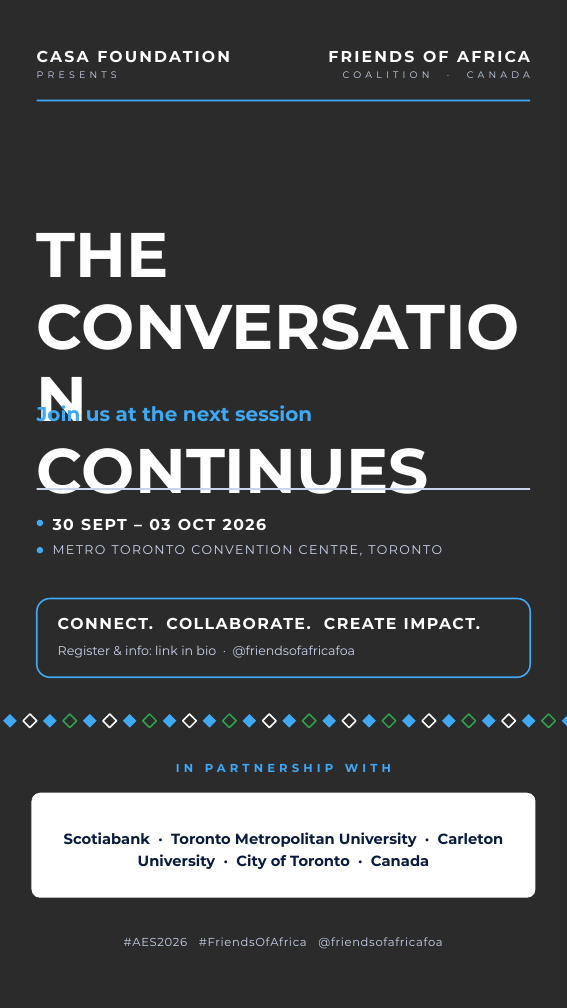
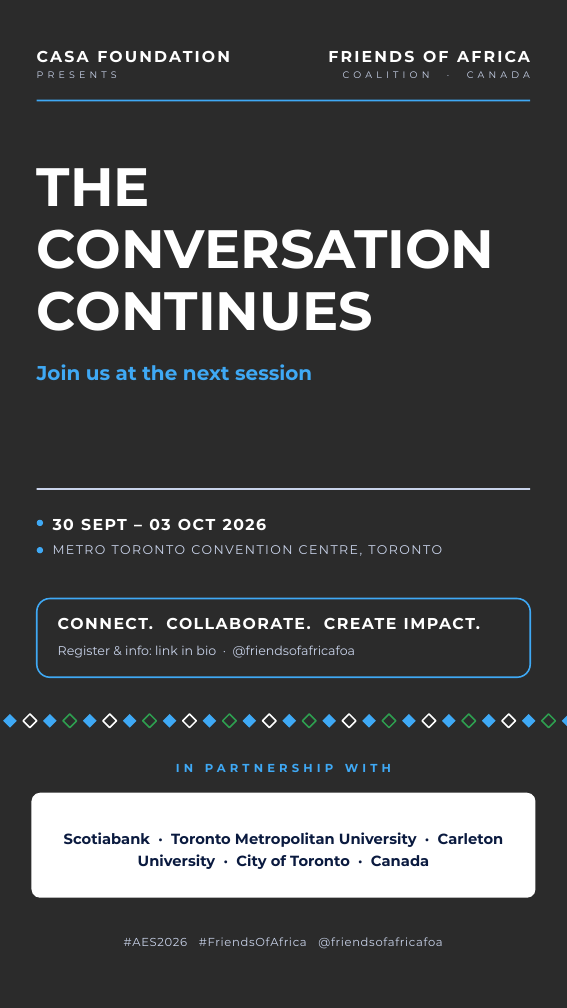
Before and after one commit to Okidoki9903/canva-templates, a slide deck: slide 5 of templates/04-panels.pptx. Drawn at 567x1008 pixels with LibreOffice and Linux fonts; fonts in the diff are those of the drawing; background and template pictures are left out; a plain dark background stands for a picture behind light text. Boxes give left, top, right and bottom in pixels: in the first picture for what was removed or moved away, otherwise in the second. Text is boxed around its words. In the diff, an @@ line names an element or a change of style, - is before the commit and + after.

```diff
--- a/templates/04-panels.pptx
+++ b/templates/04-panels.pptx
@@ text "THE" moved from (x1=37, y1=233, x2=429, y2=494) to (x1=37, y1=168, x2=495, y2=331) @@
@@ text "THE" at (x1=37, y1=168, x2=495, y2=331): size 90 to 77.2 pt @@
@@ text "Join us at the next ..." rewrapped from (x1=37, y1=401, x2=312, y2=426) to (x1=37, y1=364, x2=312, y2=381) @@
```
Also in this commit, not shown: 1 other slide changed, 6 other files.
